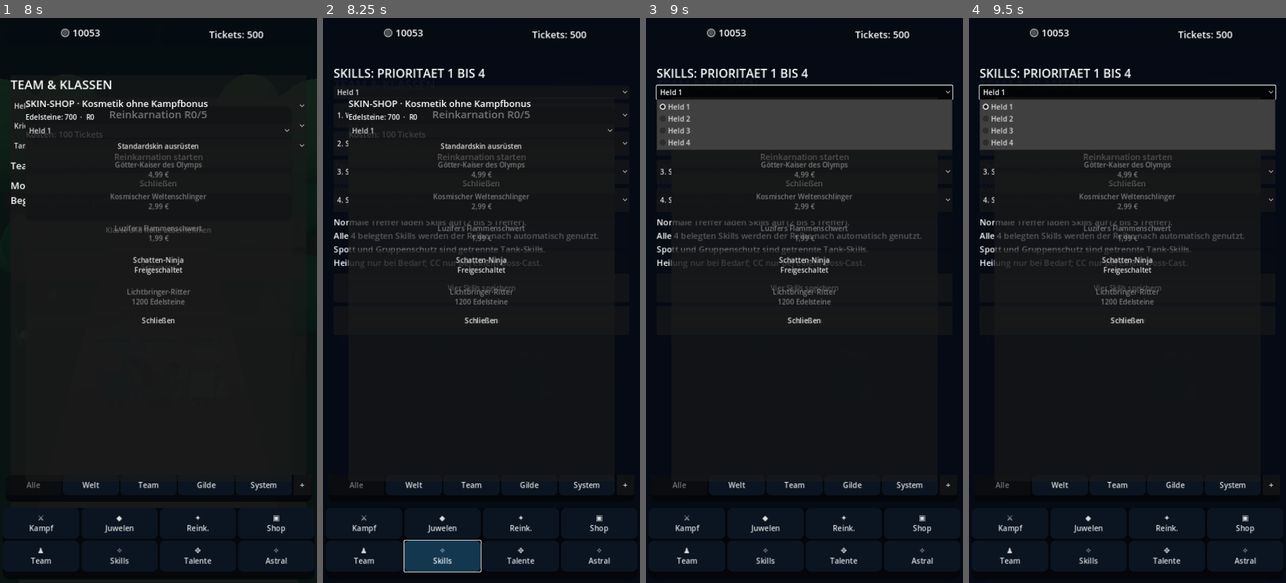
Above: before the commit, frames 1-4 (left to right).
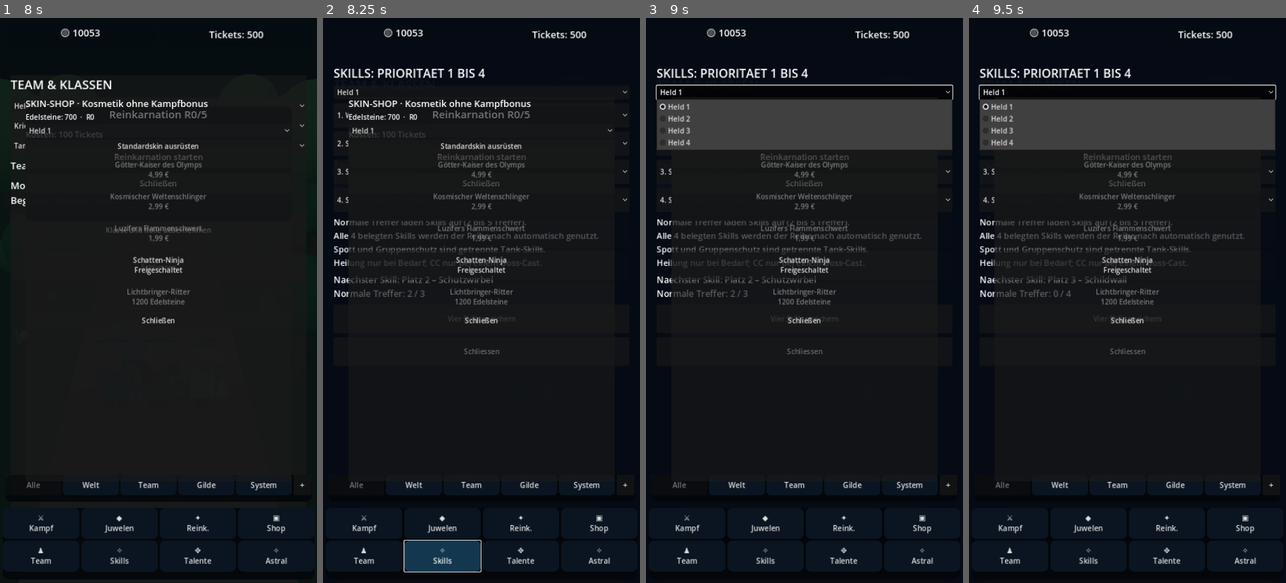
Above: after the commit, the same moments.

Repository: xynewageyx/TitanLegend
Game: Godot game, scene res://scenes/main.tscn
Same seed, same stepped clock (60 frames per second), same inputs: the game is played once before the commit and once after it.
Inputs:
- Up to frame 1 (8 s): click "⚔ Kampf" at 0.5 s; click "◆ Juwelen" at 1.25 s; click "✦ Reink." at 2 s; click "▣ Shop" at 2.75 s; click "♟ Team" at 3.5 s; click "Held 1" at 4.25 s; click "Krieger" at 5 s; click "Tank" at 5.75 s; click "Klasse und Rolle uebernehmen" at 6.5 s; click "Schliessen" at 7.25 s
- Up to frame 2 (8.25 s): click "✧ Skills" at 8 s
- Up to frame 3 (9 s): click "Held 1" at 8.75 s
- Up to frame 4 (9.5 s): no input

Frame 1 is identical in both runs. In frame 2, 0.5% of the frame differs, in the area x 3-61%, y 45-60%; in frame 3, 0.5%; in frame 4, 0.5%.

Commit message:
Display live next skill slot and normal-hit charge in skill menu

Diff:
--- a/scripts/skill_menu.gd
+++ b/scripts/skill_menu.gd
@@ -4,6 +4,7 @@
 var hero_selector: OptionButton
 var skill_selectors: Array[OptionButton] = []
 var info: Label
+var charge_info: Label
 
 func _ready() -> void:
  visible = false
@@ -40,6 +41,10 @@
  info.autowrap_mode = TextServer.AUTOWRAP_WORD_SMART
  info.add_theme_font_size_override("font_size", 19)
  stack.add_child(info)
+ charge_info = Label.new()
+ charge_info.autowrap_mode = TextServer.AUTOWRAP_WORD_SMART
+ charge_info.add_theme_font_size_override("font_size", 20)
+ stack.add_child(charge_info)
  var apply := Button.new()
  apply.text = "Vier Skills speichern"
  apply.custom_minimum_size.y = 65
@@ -56,6 +61,18 @@
 func open_menu() -> void:
  visible = true
  _refresh()
+
+func _process(_delta: float) -> void:
+ if not visible or charge_info == null or battle_manager == null:
+  return
+ var hero: int = clampi(hero_selector.selected, 0, 3)
+ var active_slot: int = int(battle_manager.next_skill_slot[hero]) % 4
+ var role: int = int(team_formation.role_ids[hero])
+ var ability: int = int(battle_manager.skill_loadouts[hero][active_slot])
+ var needed: int = battle_manager._skill_hit_cost(role, ability)
+ var progress: int = mini(needed, int(battle_manager.skill_hit_charge[hero]))
+ var skill: String = TitanCrowdControl.ability_name(int(team_formation.class_ids[hero])) if ability == 7 else str(TitanSkillSystem.skill_for_role(role, ability).get("name", "Skill"))
+ charge_info.text = "Naechster Skill: Platz %d – %s\nNormale Treffer: %d / %d" % [active_slot + 1, skill, progress, needed]
 
 func _refresh() -> void:
  var hero: int = hero_selector.selected
